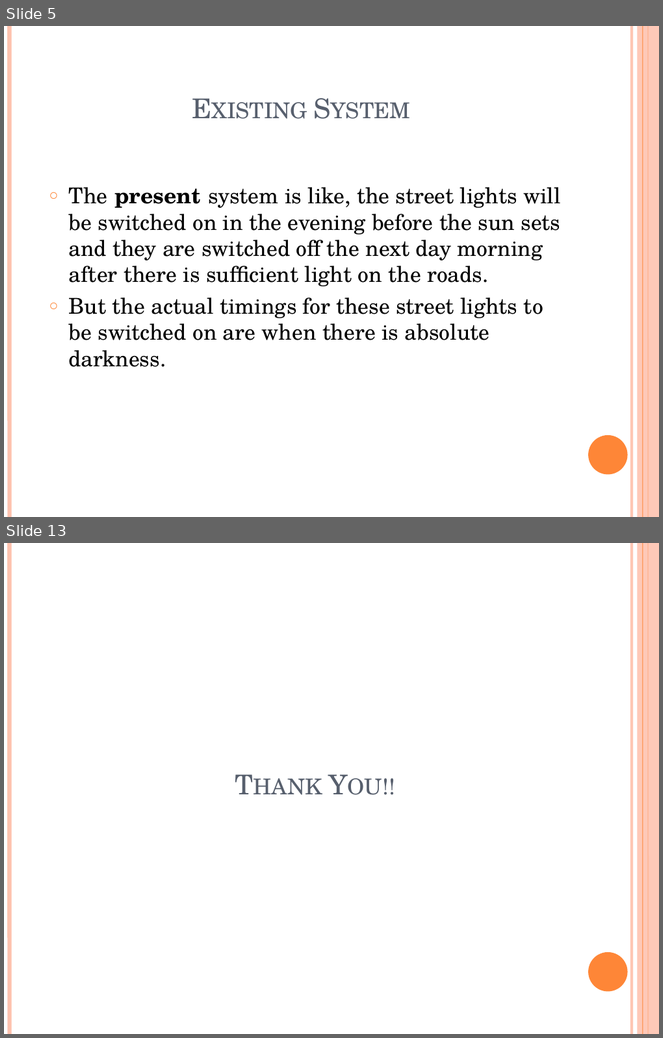
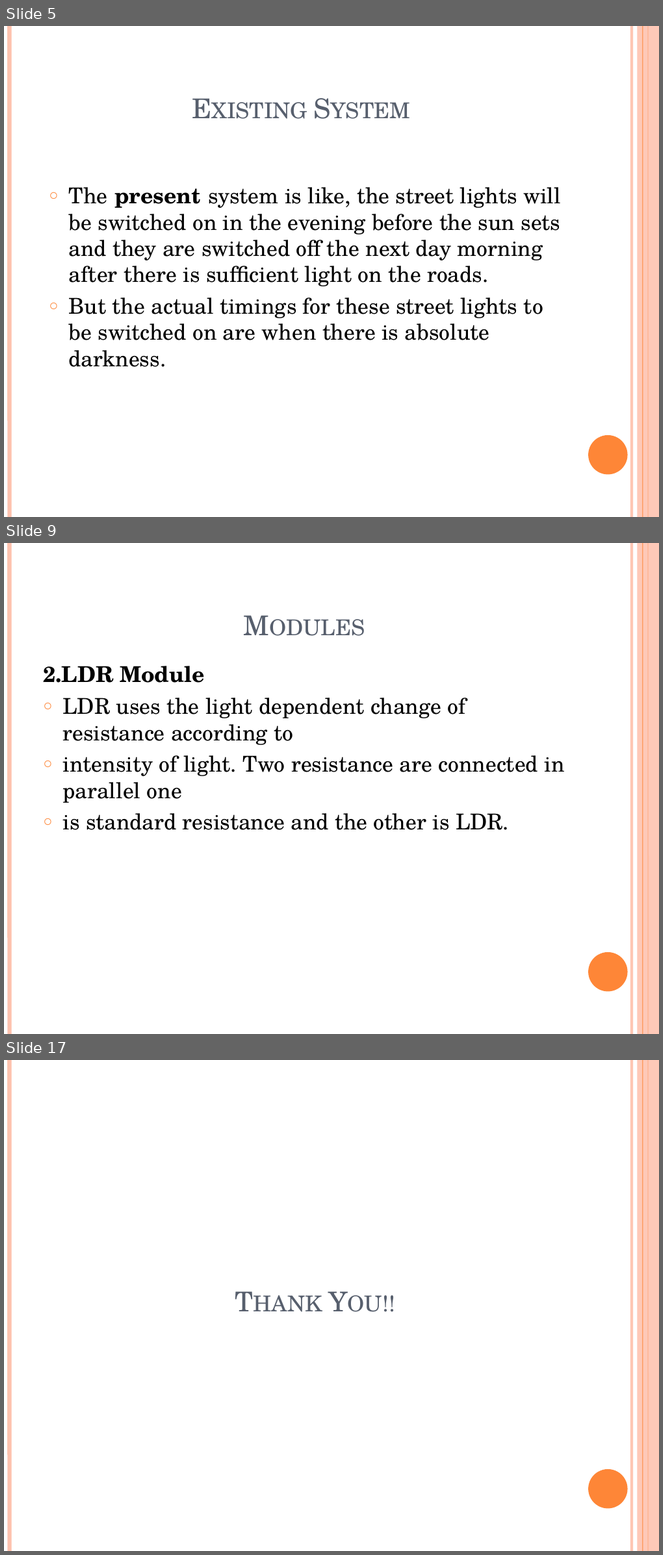
Before and after one commit to Devananda27200/MAIN_PROJECT_52, a slide deck: Street Lighting System with Intensity Control.pptm. Shown one above the other, each under a label of ours: slides 5 and 13 before the commit, slides 5, 9 and 17 after it; the slides between them are not shown. The pictures are 663x1038 and 663x1555 pixels, drawn with LibreOffice and Linux fonts; fonts in the diff are those of the drawing. Boxes give left, top, right and bottom in pixels: in the first picture for what was removed or moved away, otherwise in the second. Text is boxed around its words. In the diff, an @@ line names an element or a change of style, - is before the commit and + after.

```diff
--- a/Street Lighting System with Intensity Control.pptm
+++ b/Street Lighting System with Intensity Control.pptm
@@ slide 9 added at (4, 543, 659, 1034), background #FFFFFF; not listed: 6 template elements that a slide beside it also shows @@
@@ title added at (36, 563, 572, 644), 30 pt, text #575F6D, small capitals @@
+Modules
@@ text added at (43, 666, 565, 830), 24 pt, text #000000 @@
+2.LDR Module
+○ LDR uses the light dependent change of resistance according to
+○ intensity of light. Two resistance are connected in parallel one
+○ is standard resistance and the other is LDR.
@@ what was slide 13 is now slide 17 @@
```
Also in this commit, not shown: 4 slides changed, 7 other slides added, 4 slides removed.
